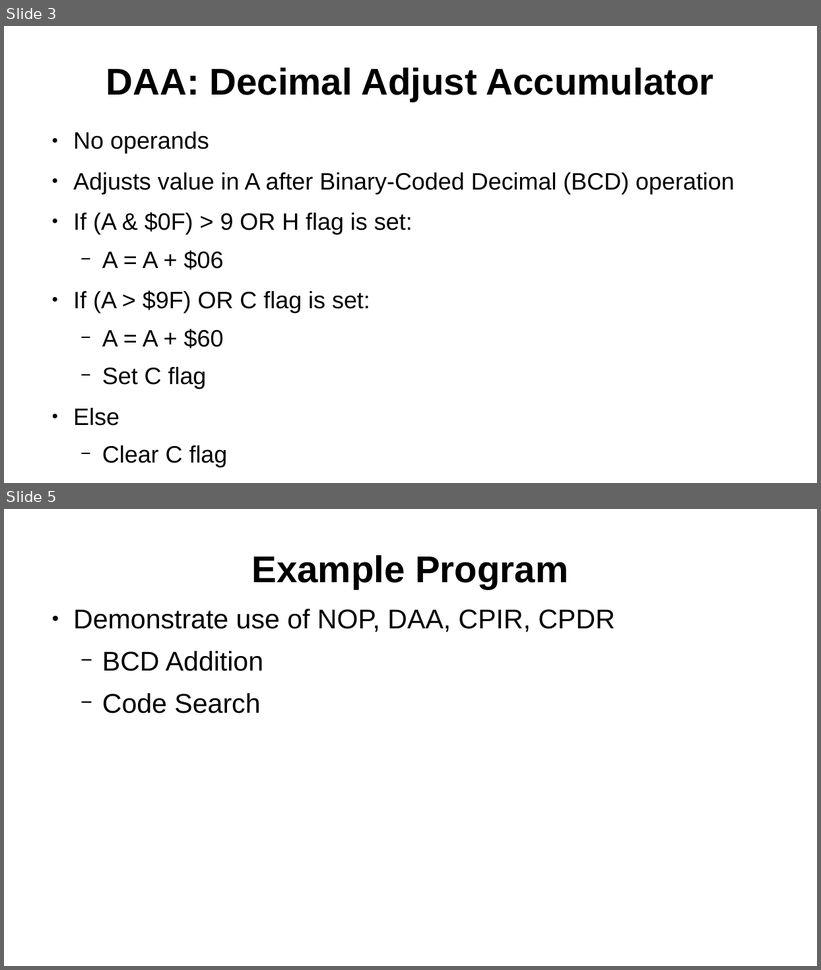
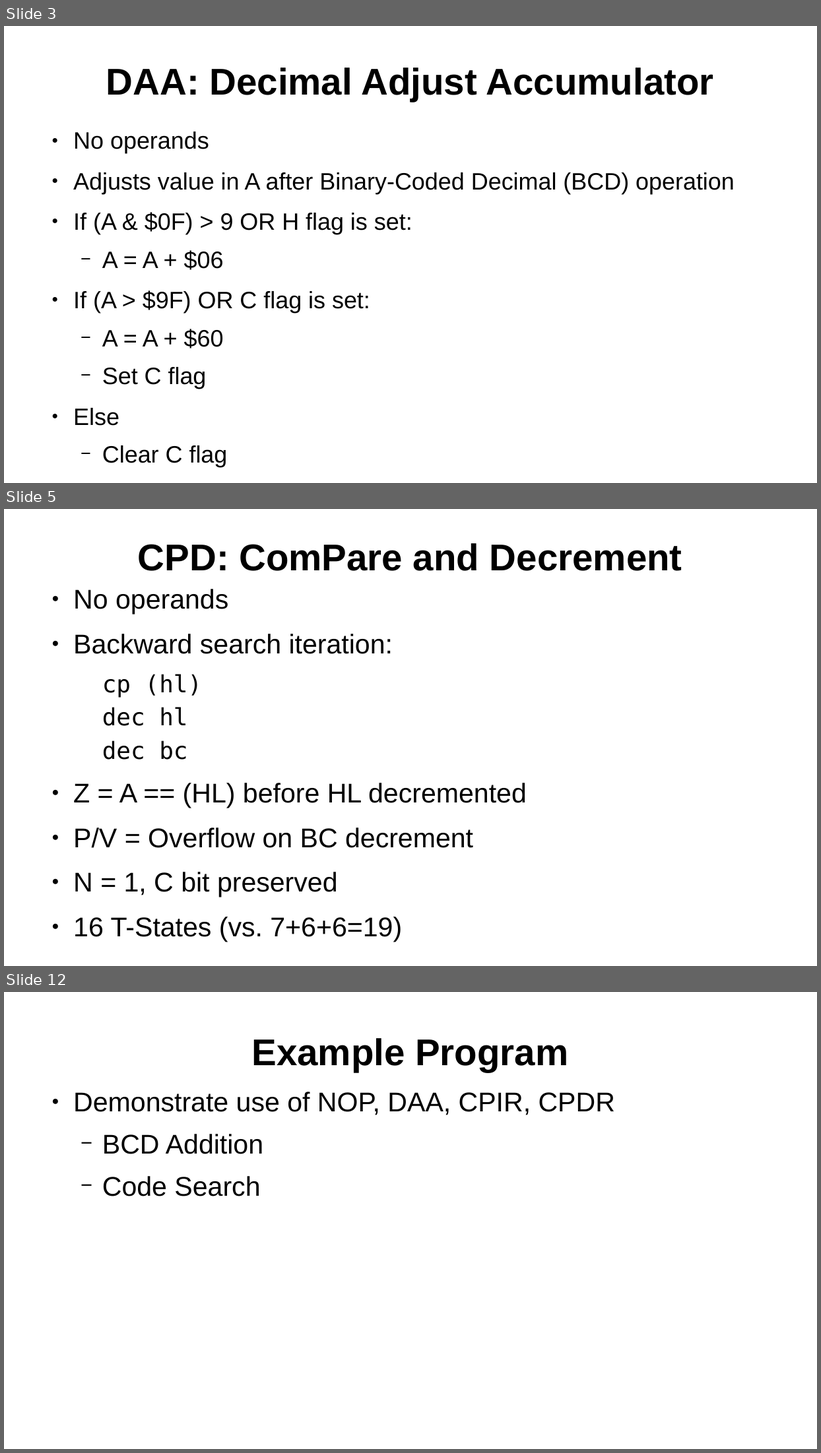
Before and after one commit to SlithyMatt/zxs-assembly-tutorial, a slide deck: Lesson9/Lesson9.odp. Shown one above the other, each under a label of ours: slides 3 and 5 before the commit, slides 3, 5 and 12 after it; the slides between them are not shown. The pictures are 821x970 and 821x1453 pixels, drawn with LibreOffice and Linux fonts; fonts in the diff are those of the drawing. Boxes give left, top, right and bottom in pixels: in the first picture for what was removed or moved away, otherwise in the second. Text is boxed around its words. In the diff, an @@ line names an element or a change of style, - is before the commit and + after.

```diff
--- a/Lesson9/Lesson9.odp
+++ b/Lesson9/Lesson9.odp
@@ slide 5 added at (4, 509, 817, 966), background #FFFFFF @@
@@ title added at (138, 543, 682, 571), 44 pt, text #000000, bold @@
+CPD: ComPare and Decrement
@@ text added at (73, 589, 527, 942), 32 pt, text #000000 @@
+● No operands
+● Backward search iteration:
+  cp (hl)
+  dec hl
+  dec bc
+● Z = A == (HL) before HL decremented
+● P/V = Overflow on BC decrement
+● N = 1, C bit preserved
+● 16 T-States (vs. 7+6+6=19)
@@ what was slide 5 is now slide 12 @@
```
Also in this commit, not shown: 1 slide changed, 6 other slides added.
